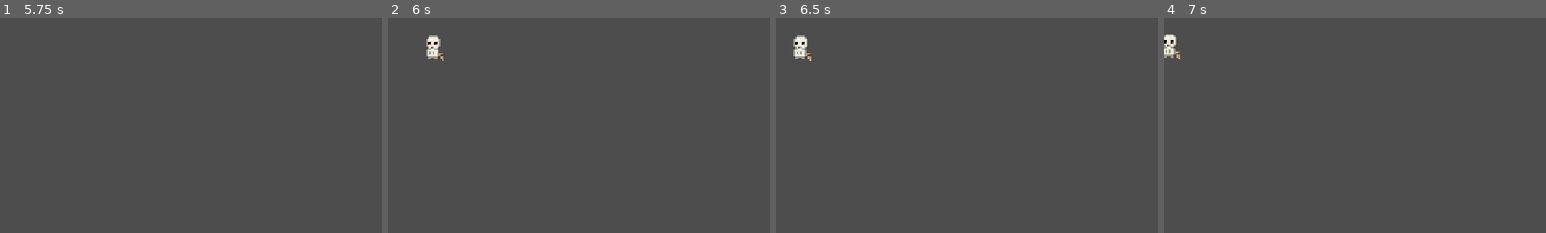
Above: before the commit, frames 1-4 (left to right).
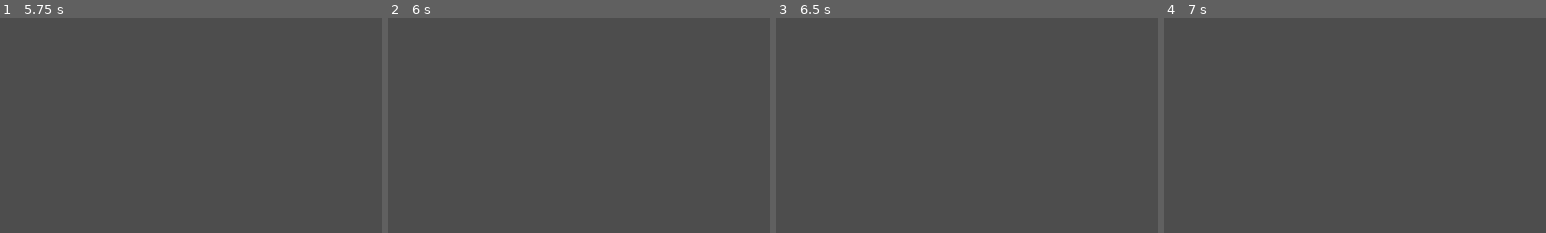
Above: after the commit, the same moments.

Repository: slartus/roguelike-game
Game: Godot game, scene res://scenes/enemies/lich.tscn
The game is run twice, just before and just after one commit, with the same random seed, the same clock (stepped at 60 frames per second) and the same inputs. This scene is started directly instead of the project's main scene.
Inputs (mouse positions are % of the whole screen's width and height, from its top left):
- Up to frame 1 (5.75 s): tap Enter (ui_accept) at 0.5, 0.77, 2, 3.5, 3.77, 4.25, 5 s; move the mouse to (72, 45) at 0.52 s; press the mouse at (72, 45) at 0.53 s; hold D (move_right) 0.53-1.25 s; release the mouse at (72, 45) at 1.25 s; drag from (30, 55) to (45, 70) at 1.27 s; move the mouse to (60, 28) at 2.02 s; hold D (move_right) 2.03-2.75 s; tap Alt at 2.1, 5.1 s; drag from (45, 70) to (20, 35) at 2.77 s; move the mouse to (80, 65) at 3.52 s; press the mouse at (80, 65) at 3.53 s; hold A (move_left) 3.53-4.25 s; release the mouse at (80, 65) at 4.25 s; drag from (20, 35) to (35, 25) at 4.27 s; move the mouse to (55, 50) at 5.02 s; hold S (move_down) from 5.03 s (still down); click (55, 50) at 5.17 s
- Up to frame 2 (6 s): release S (move_down) at 5.75 s; tap Enter (ui_accept) at 5.75 s; drag from (35, 25) to (30, 55) at 5.77 s
- Up to frame 3 (6.5 s): no input
- Up to frame 4 (7 s): move the mouse to (72, 45) at 6.52 s; press the mouse at (72, 45) at 6.53 s; hold W (move_up) from 6.53 s (still down); tap Enter (ui_accept) at 6.77 s
The pictures show only the part of the screen within x 0-50%, y 0-50%; the shares and areas given below are measured in that part.

Frame 1 is identical in both runs. In frame 2, 0.4% of the frame differs, in the area x 10-15%, y 8-20%; in frame 3, 0.4%, in the area x 4-10%, y 8-20%; in frame 4, 0.4%.

Commit message:
feat(enemies): lich summons skeletons close and toward the player
Пользователь: «личи скелетов должны спавнить возле себя, по
возможности между собой и игроком».

Изменения радиуса:
- SUMMON_OFFSET_MIN: 24 → 14 px (~0.7 тайла);
- SUMMON_OFFSET_MAX: 40 → 28 px (~1.4 тайла).

Скелет теперь появляется в 2× ближе — «рядом», не «где-то там».

Приоритет направления: до 8 попыток в узком секторе ~100°
(SUMMON_TOWARD_PLAYER_ARC = TAU * 0.28) в сторону игрока, чтобы
миньон играл роль живого щита между личом и целью. Если все 8
попыток попали в стены — fallback: 12 попыток в полном 360°
кольце (по-прежнему избегая solid-клеток AStarGrid).

Reфакторинг _pick_valid_spawn_position:
- _direction_to_player() — единичный вектор от лича к цели или ZERO
  если цели нет;
- _random_offset_in_arc(center_dir) — универсальный генератор оффсета:
  center_dir == ZERO → полный круг; иначе сектор вокруг center_dir;
- _is_walkable(floor, pos) — сам чек AStarGrid.is_point_solid.

Тесты:
- test_summon_position_biased_toward_player: 8+ из 10 спавнов имеют
  dot(to_minion, to_player) > 0.2, при игроке справа и walkable
  этаже;
- test_summon_distance_within_bounds: 10 спавнов подряд в диапазоне
  [SUMMON_OFFSET_MIN, SUMMON_OFFSET_MAX].

Существующий тест "спавн в стене" по-прежнему проверяет что при
solid=true везде миньон не появляется.

Co-Authored-By: Claude Opus 4.7 (1M context) <noreply@anthropic.com>

Diff:
--- a/scenes/enemies/lich.gd
+++ b/scenes/enemies/lich.gd
@@ -14,9 +14,20 @@
 const SkeletonScene: PackedScene = preload("res://scenes/enemies/skeleton.tscn")
 
 const SUMMON_COOLDOWN: float = 5.0
-const SUMMON_OFFSET_MIN: float = 24.0
-const SUMMON_OFFSET_MAX: float = 40.0
+# Радиус спавна миньона — «рядом», не «где-то там». В tile'ах: min ~
+# 0.75 тайла, max ~ 1.5 тайла. Ближе не пускаем чтобы скелет не
+# спавнился внутри самого лича / коллизии рвались.
+const SUMMON_OFFSET_MIN: float = 14.0
+const SUMMON_OFFSET_MAX: float = 28.0
+# Половинный угловой сектор со стороны игрока, в котором приоритетно
+# ищем место. `TAU * 0.28` ≈ 100° — узко достаточно, чтобы миньон
+# оказался между личом и игроком, но не намертво по прямой (в стены
+# упирались бы гораздо чаще).
+const SUMMON_TOWARD_PLAYER_ARC: float = TAU * 0.28
 const SPAWN_ATTEMPTS: int = 12
+# Половина попыток тратится на «в сторону игрока», остальные — на
+# 360°-фолбэк если приоритетный сектор весь в стене.
+const SPAWN_ATTEMPTS_TOWARD_PLAYER: int = 8
 const FLOOR_TILE_SIZE: int = 20
 # Каст-фаза перед появлением скелета: лич подсвечивается зелёным
 # и не стреляет. Даёт игроку окно среагировать (или добить лича
@@ -127,25 +138,61 @@
 	return true
 
 func _pick_valid_spawn_position() -> Vector2:
-	# Пробуем SPAWN_ATTEMPTS случайных точек в кольце вокруг лича;
-	# берём первую, чья ячейка в AStarGrid2D не solid (не стена).
-	# Без этой проверки спавн иногда попадал внутрь стены — скелет
-	# застревал в геометрии и был неубиваемым.
+	# Приоритет: сначала пробуем сектор в сторону игрока (миньон
+	# оказывается «между личом и игроком» и работает как живой щит),
+	# потом — фолбэк на 360°. В обоих случаях фильтруем по AStarGrid
+	# is_point_solid, иначе скелет спавнится в стену и застревает.
 	var floor_node := get_tree().get_first_node_in_group("floor")
 	# В тестах / автономно (без Main + Floor) деградируем к простому
 	# спавну без валидации — тесты живут без dungeon.
 	if floor_node == null or floor_node.astar_grid == null:
+		return global_position + _random_offset_toward_player()
+	var toward_player := _direction_to_player()
+	if toward_player != Vector2.ZERO:
+		for i in SPAWN_ATTEMPTS_TOWARD_PLAYER:
+			var candidate := global_position + _random_offset_in_arc(toward_player)
+			if _is_walkable(floor_node, candidate):
+				return candidate
+	# Fallback: полное кольцо 360° вокруг лича.
+	for i in SPAWN_ATTEMPTS:
+		var candidate := global_position + _random_offset_in_arc(Vector2.ZERO)
+		if _is_walkable(floor_node, candidate):
+			return candidate
+	return Vector2.INF
+
+func _direction_to_player() -> Vector2:
+	if _target == null or not is_instance_valid(_target):
+		return Vector2.ZERO
+	var diff := _target.global_position - global_position
+	if diff == Vector2.ZERO:
+		return Vector2.ZERO
+	return diff.normalized()
+
+func _random_offset_toward_player() -> Vector2:
+	# Утилита для fallback-ветки без floor: если игрок известен, кладём
+	# скелета в сектор к игроку; иначе — случайное кольцо. Совпадает
+	# по смыслу с приоритетным сектором в основной функции.
+	var toward_player := _direction_to_player()
+	if toward_player == Vector2.ZERO:
 		var angle := randf() * TAU
 		var distance := randf_range(SUMMON_OFFSET_MIN, SUMMON_OFFSET_MAX)
-		return global_position + Vector2(cos(angle), sin(angle)) * distance
-	for i in SPAWN_ATTEMPTS:
-		var angle := randf() * TAU
-		var distance := randf_range(SUMMON_OFFSET_MIN, SUMMON_OFFSET_MAX)
-		var candidate := global_position + Vector2(cos(angle), sin(angle)) * distance
-		var cell := Vector2i(int(candidate.x / FLOOR_TILE_SIZE), int(candidate.y / FLOOR_TILE_SIZE))
-		if not floor_node.astar_grid.is_in_boundsv(cell):
-			continue
-		if floor_node.astar_grid.is_point_solid(cell):
-			continue
-		return candidate
-	return Vector2.INF
+		return Vector2(cos(angle), sin(angle)) * distance
+	return _random_offset_in_arc(toward_player)
+
+func _random_offset_in_arc(center_dir: Vector2) -> Vector2:
+	# center_dir == ZERO → полный круг; иначе сектор SUMMON_TOWARD_PLAYER_ARC
+	# вокруг center_dir.
+	var base_angle: float
+	if center_dir == Vector2.ZERO:
+		base_angle = randf() * TAU
+	else:
+		var center_angle := center_dir.angle()
+		base_angle = center_angle + randf_range(-SUMMON_TOWARD_PLAYER_ARC * 0.5, SUMMON_TOWARD_PLAYER_ARC * 0.5)
+	var distance := randf_range(SUMMON_OFFSET_MIN, SUMMON_OFFSET_MAX)
+	return Vector2(cos(base_angle), sin(base_angle)) * distance
+
+func _is_walkable(floor_node: Node, pos: Vector2) -> bool:
+	var cell := Vector2i(int(pos.x / FLOOR_TILE_SIZE), int(pos.y / FLOOR_TILE_SIZE))
+	if not floor_node.astar_grid.is_in_boundsv(cell):
+		return false
+	return not floor_node.astar_grid.is_point_solid(cell)
--- a/test/unit/test_lich_summon.gd
+++ b/test/unit/test_lich_summon.gd
@@ -120,6 +120,58 @@
 	assert_not_null(lich._summoned_minion,
 		"на пустом этаже лич должен призвать скелета")
 
+func test_summon_position_biased_toward_player() -> void:
+	# Когда игрок известен и весь этаж walkable, скелет должен
+	# заспавниться ПО НАПРАВЛЕНИЮ к игроку. Проверяем что вектор от
+	# лича к скелету имеет положительный dot-product с вектором к
+	# игроку в 8+ из 10 попыток (arc ±50° → отклонения возможны, но
+	# доминанта должна быть чёткой).
+	var fake_floor := FakeFloor.new(200, 200, false)
+	add_child_autofree(fake_floor)
+	var player := Node2D.new()
+	player.global_position = Vector2(300, 0)   # игрок справа от лича
+	player.add_to_group("player")
+	add_child_autofree(player)
+	var toward_player_hits := 0
+	for i in 10:
+		var lich = _spawn_lich()
+		lich.global_position = Vector2(100, 100)
+		lich._target = player
+		lich._summon_cooldown_timer = 0.0
+		lich._maybe_start_summon(0.05)
+		lich._tick_cast(lich.SUMMON_CAST_DURATION + 0.1)
+		var minion = lich._summoned_minion
+		assert_not_null(minion, "спавн должен пройти на пустом этаже")
+		var to_minion: Vector2 = (minion.global_position - lich.global_position).normalized()
+		var to_player: Vector2 = (player.global_position - lich.global_position).normalized()
+		if to_minion.dot(to_player) > 0.2:
+			toward_player_hits += 1
+		minion.queue_free()
+	assert_gte(toward_player_hits, 8,
+		"минимум 8 из 10 спавнов в сторону игрока; получили %d" % toward_player_hits)
+
+func test_summon_distance_within_bounds() -> void:
+	# Проверяем что новый радиус SUMMON_OFFSET_MIN/MAX реально
+	# ограничивает расстояние (миньон не появляется в 40+ px, как
+	# раньше — «где-то там»).
+	var fake_floor := FakeFloor.new(200, 200, false)
+	add_child_autofree(fake_floor)
+	var lich = _spawn_lich()
+	lich.global_position = Vector2(100, 100)
+	for i in 10:
+		lich._summoned_minion = null
+		lich._summon_cooldown_timer = 0.0
+		lich._maybe_start_summon(0.05)
+		lich._tick_cast(lich.SUMMON_CAST_DURATION + 0.1)
+		var minion = lich._summoned_minion
+		assert_not_null(minion)
+		var dist: float = minion.global_position.distance_to(lich.global_position)
+		assert_gte(dist, lich.SUMMON_OFFSET_MIN - 0.5,
+			"миньон не ближе SUMMON_OFFSET_MIN: dist=%.1f" % dist)
+		assert_lte(dist, lich.SUMMON_OFFSET_MAX + 0.5,
+			"миньон не дальше SUMMON_OFFSET_MAX: dist=%.1f" % dist)
+		minion.queue_free()
+
 func test_summoned_skeleton_has_no_rewards() -> void:
 	var lich = _spawn_lich()
 	lich._summon_cooldown_timer = 0.0
Not shown, changed: docs/gamedesign/enemies.md
